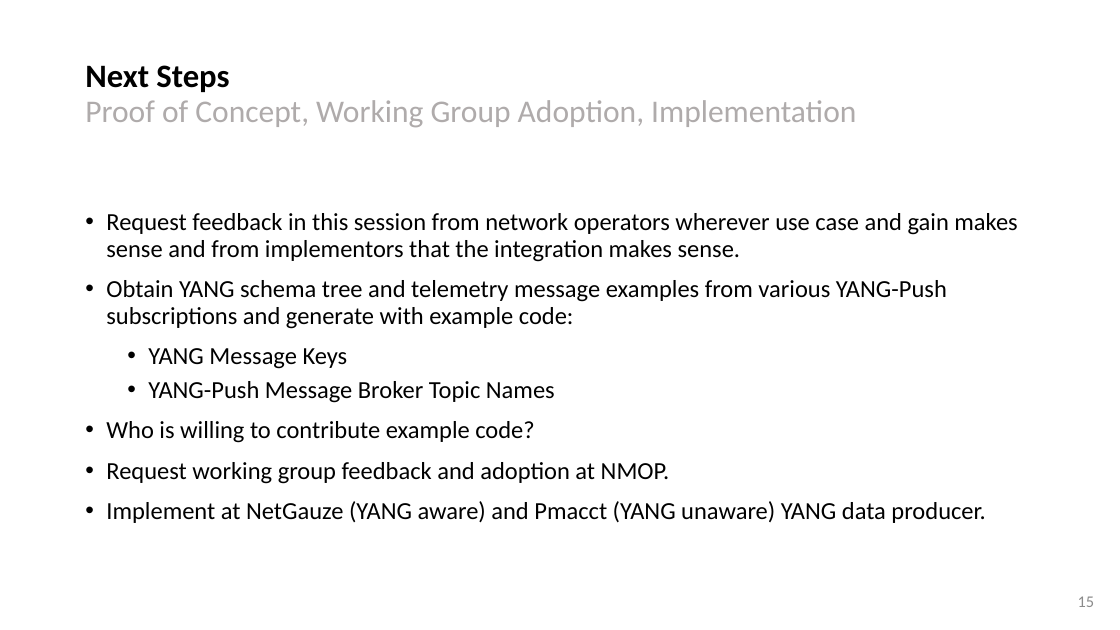
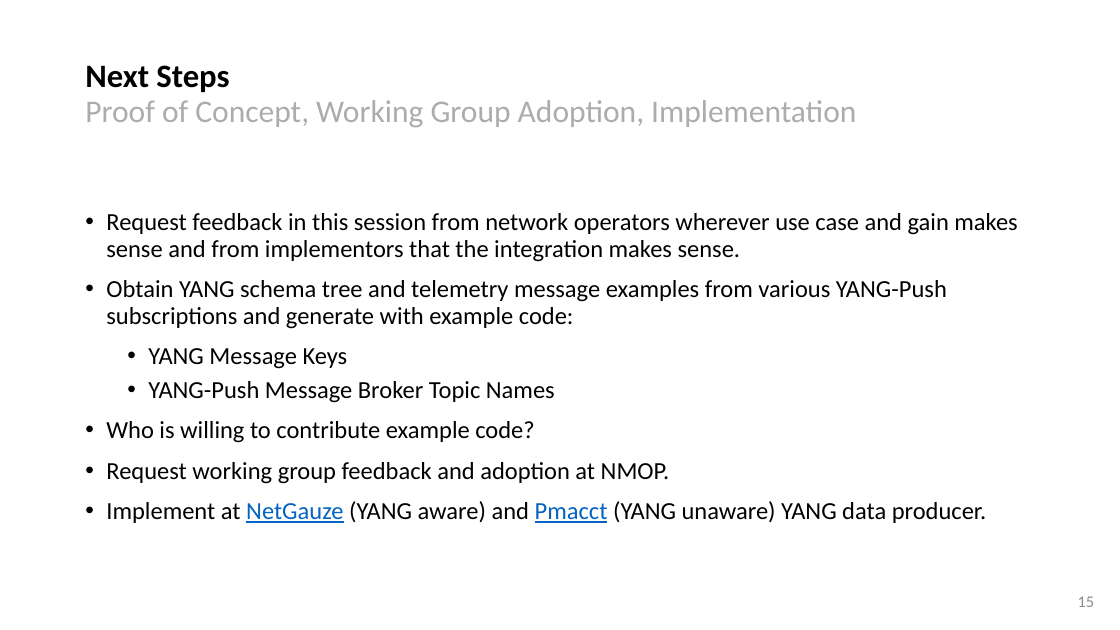
Before and after one commit to network-analytics/ietf-network-analytics-document-status, a slide deck: slide 15 of 124/NMOP/draft-netana-nmop-yang-message-broker-message-key-01.pptx. Drawn at 1120x630 pixels with LibreOffice and Linux fonts; fonts in the diff are those of the drawing. Boxes give left, top, right and bottom in pixels: in the first picture for what was removed or moved away, otherwise in the second. Text is boxed around its words. In the diff, an @@ line names an element or a change of style, - is before the commit and + after.

Commit message:
ietf 124 slides

```diff
--- a/124/NMOP/draft-netana-nmop-yang-message-broker-message-key-01.pptx
+++ b/124/NMOP/draft-netana-nmop-yang-message-broker-message-key-01.pptx
@@ text at (106, 501, 986, 523): text colour #000000 to #0563C1, underline on in "NetGauze Pmacct" @@
```
Also in this commit, not shown: 11 other files.
